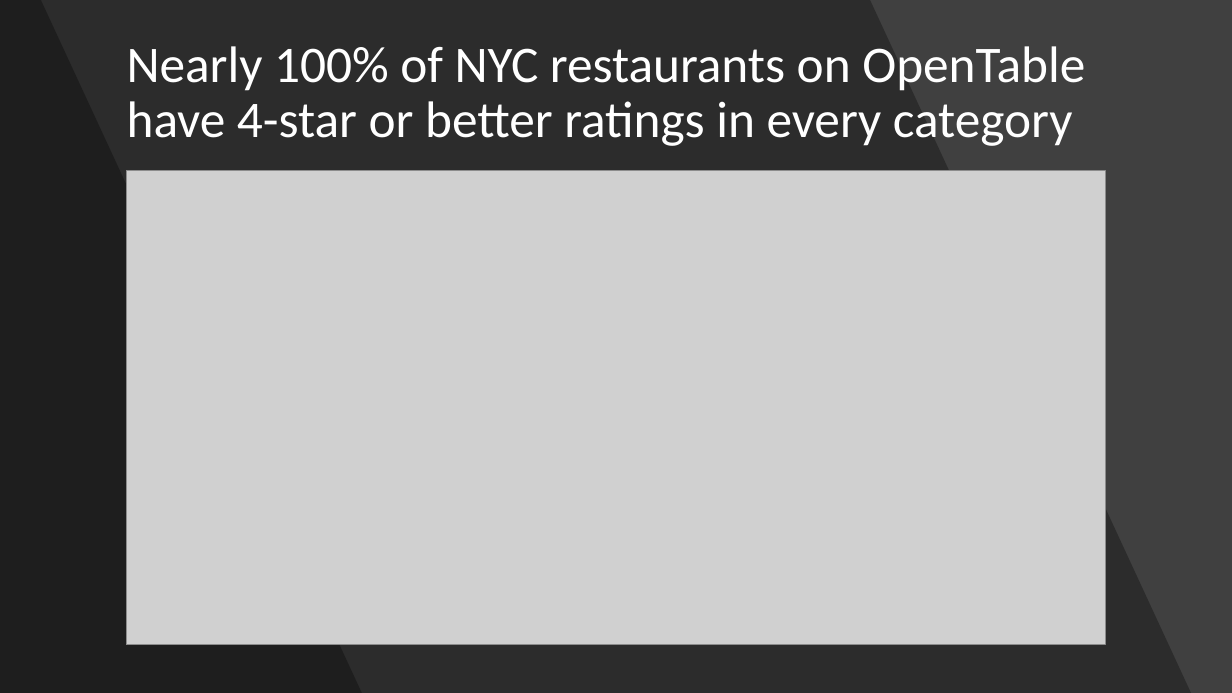
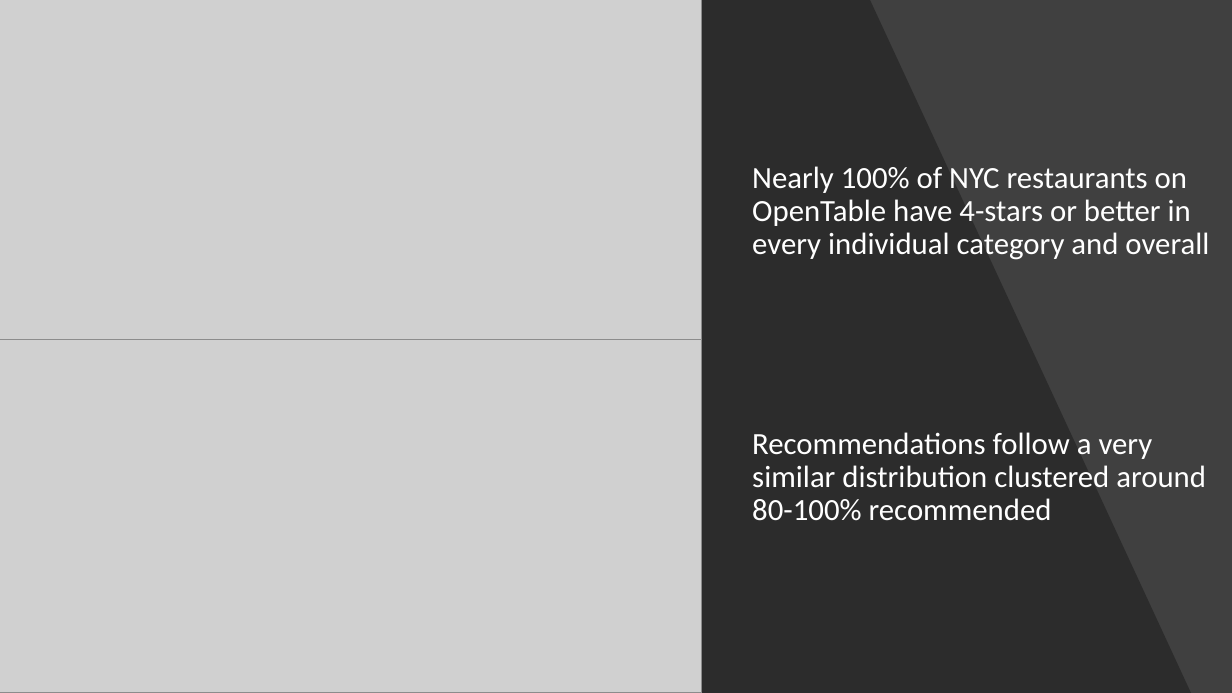
Before and after one commit to faymatt99/opentable_scraping_analysis, a slide deck: slide 12 of opentable_analysis_presentation.pptx. Drawn at 1232x693 pixels with LibreOffice and Linux fonts; fonts in the diff are those of the drawing; grey boxes stand for pictures. Boxes give left, top, right and bottom in pixels: in the first picture for what was removed or moved away, otherwise in the second. Text is boxed around its words. In the diff, an @@ line names an element or a change of style, - is before the commit and + after.

```diff
--- a/opentable_analysis_presentation.pptx
+++ b/opentable_analysis_presentation.pptx
@@ picture resized from (x1=127, y1=171, x2=1105, y2=645) to (x1=0, y1=0, x2=702, y2=339) @@
@@ title at (x1=752, y1=166, x2=1209, y2=521): text changed; size 40 to 24 pt @@
-Nearly 100% of NYC restaurants on OpenTable have 4-star or better ratings in every category
+Nearly 100% of NYC restaurants on OpenTable have 4-stars or better in every individual category and overall
+Recommendations follow a very similar distribution clustered around 80-100% recommended
@@ picture added at (x1=0, y1=339, x2=702, y2=693) @@
```
Also in this commit, not shown: 15 other slides changed, 2 slides added, 2 slides removed, 2 other files.
